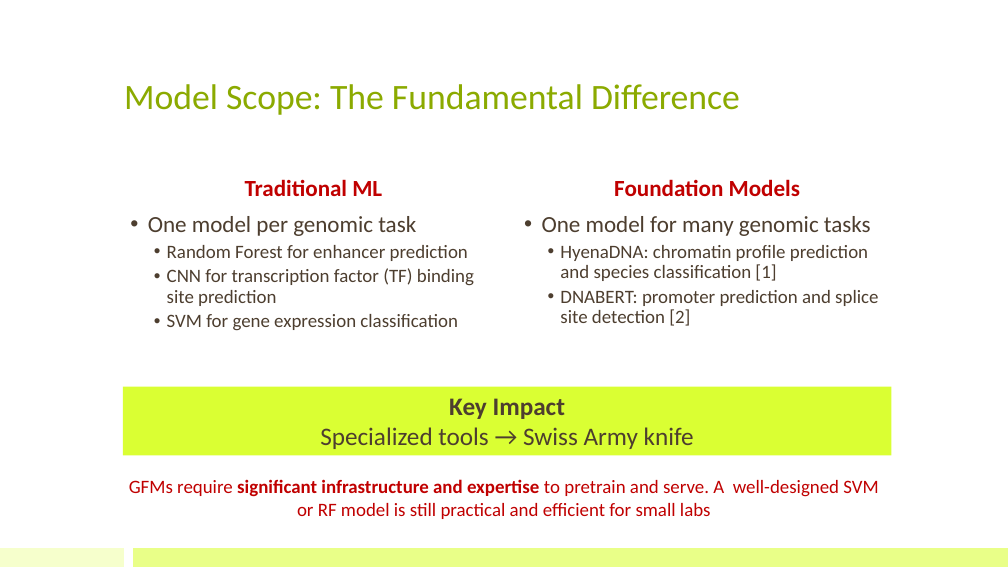
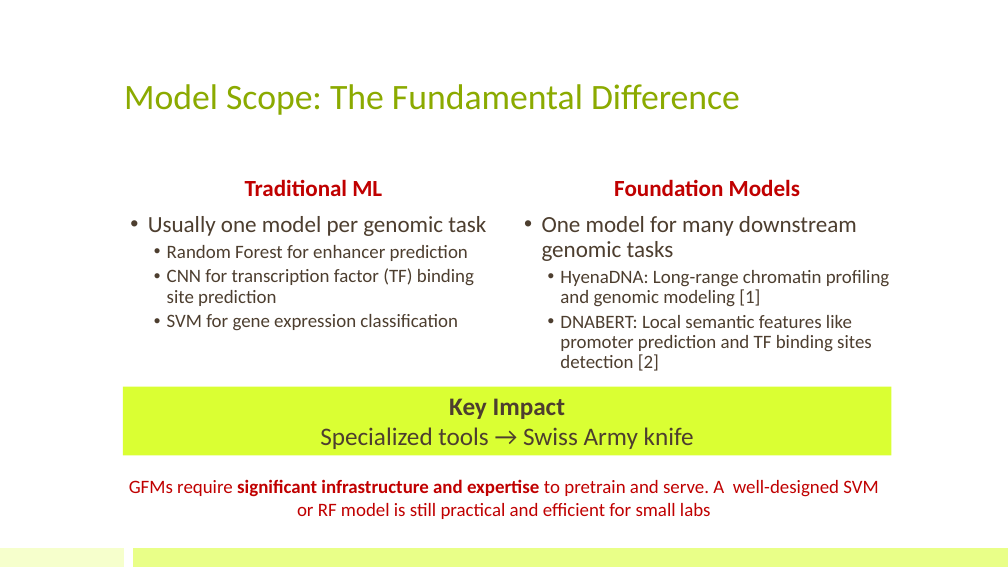
Before and after one commit to bioinfo-kaust/gfm-workshop, a slide deck: slide 9 of lecture_slides/1.day1_before_lunch/lecture_1a_intro_gfm.pptx. Drawn at 1008x567 pixels with LibreOffice and Linux fonts; fonts in the diff are those of the drawing. Boxes give left, top, right and bottom in pixels: in the first picture for what was removed or moved away, otherwise in the second. Text is boxed around its words. In the diff, an @@ line names an element or a change of style, - is before the commit and + after.

```diff
--- a/lecture_slides/1.day1_before_lunch/lecture_1a_intro_gfm.pptx
+++ b/lecture_slides/1.day1_before_lunch/lecture_1a_intro_gfm.pptx
@@ text at (148, 216, 486, 236): text changed @@
-• One model per genomic task
+• Usually one model per genomic task
@@ text at (542, 216, 890, 371): text changed @@
-• One model for many genomic tasks
-  • HyenaDNA: chromatin profile prediction and species classification [1]
-  • DNABERT: promoter prediction and splice site detection [2]
+• One model for many downstream genomic tasks
+  • HyenaDNA: Long-range chromatin profiling and genomic modeling [1]
+  • DNABERT: Local semantic features like promoter prediction and TF binding sites detection [2]
```
Also in this commit, not shown: 12 other slides changed, 2 other files.
